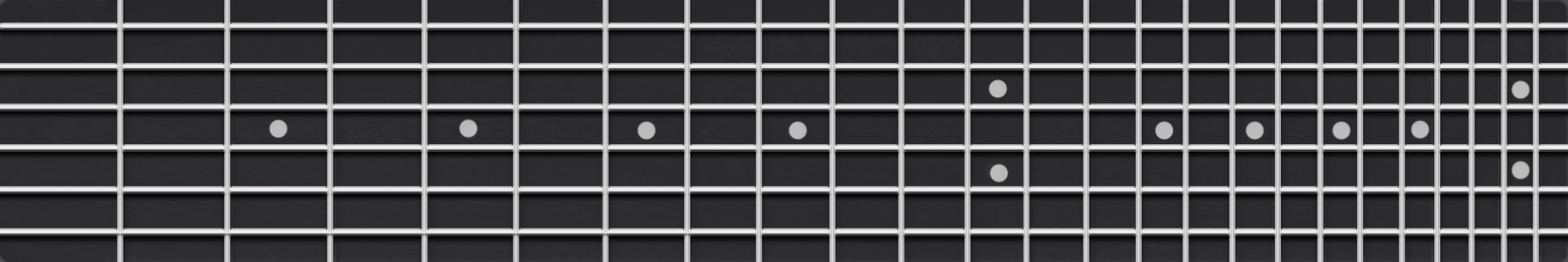
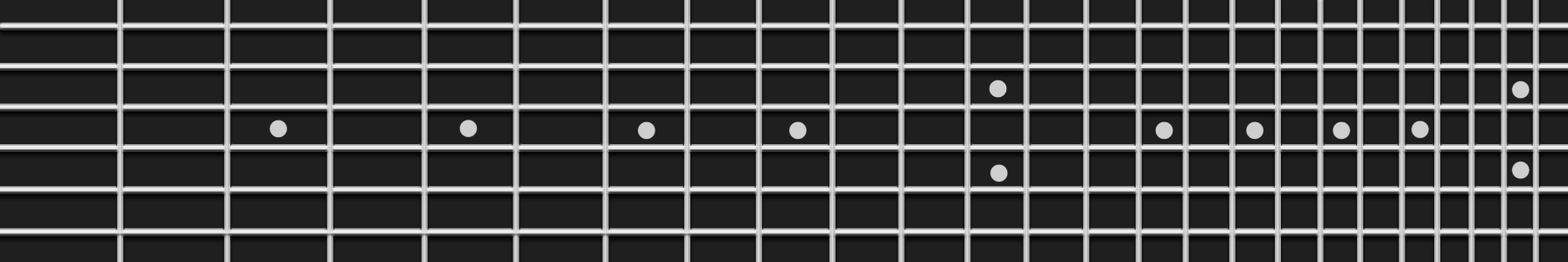
The second (1568, 262) image is a revision of the first. Changes to its layers:
"Слой 1": opacity 86% → 100%, painted on it over [0, 0, 1568, 262]
